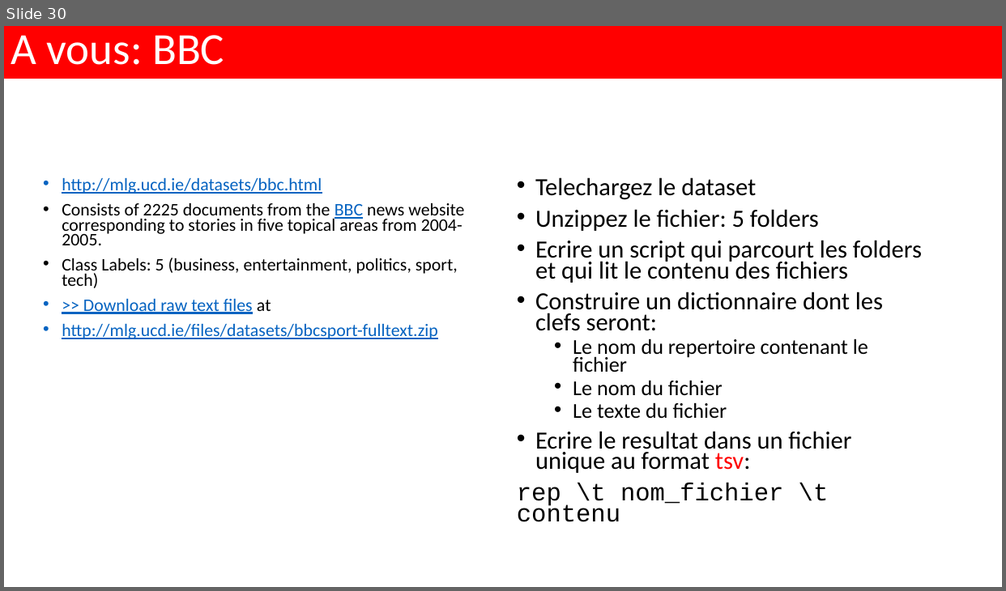
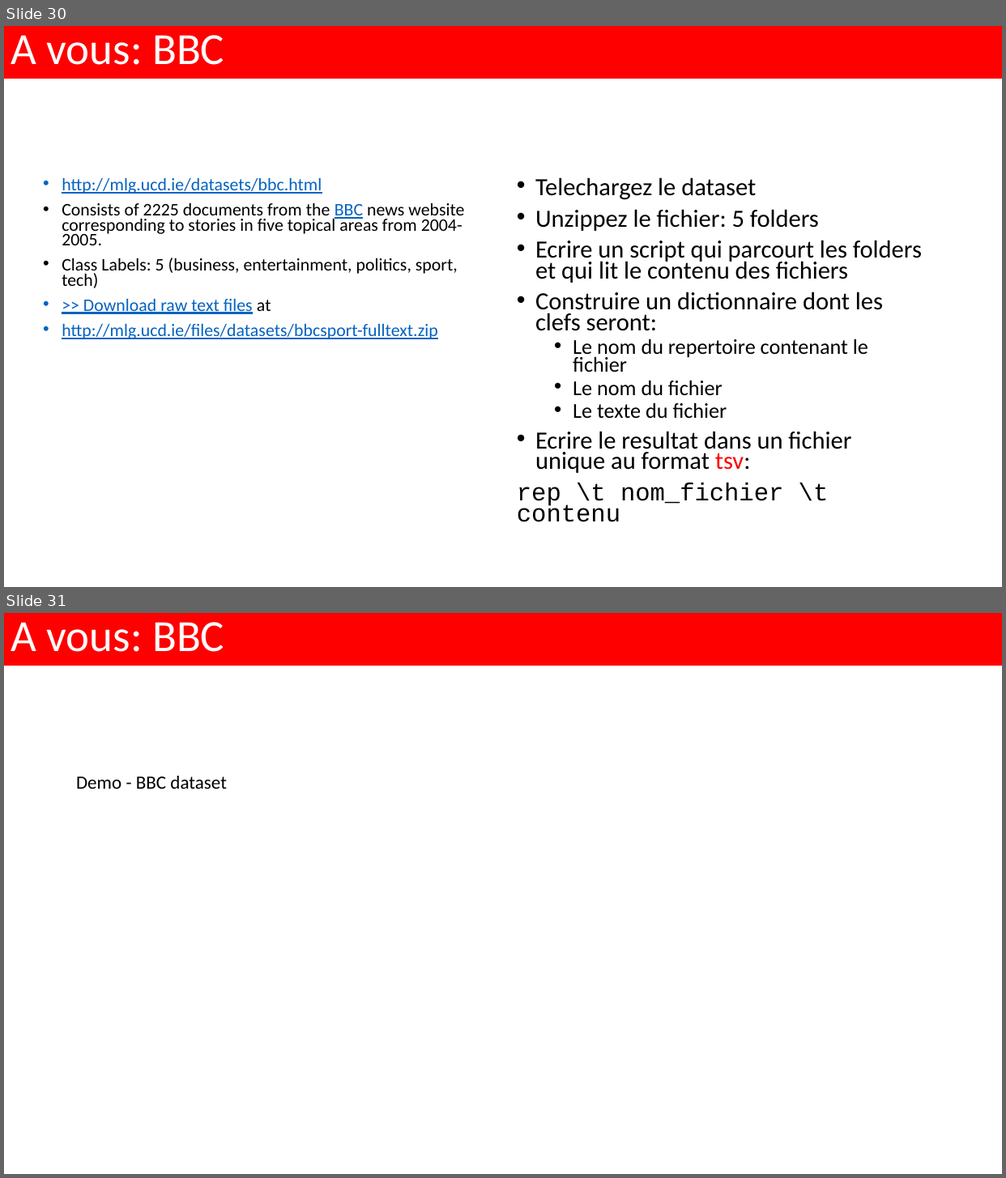
Before and after one commit to alexisperrier/XEmines_DataScience_2020, a slide deck: slides/XEM20_S1D1_python02.pptx. Shown one above the other, each under a label of ours: slide 30 before the commit, slides 30 and 31 after it. The pictures are 1006x591 and 1006x1178 pixels, drawn with LibreOffice and Linux fonts; fonts in the diff are those of the drawing. Boxes give left, top, right and bottom in pixels: in the first picture for what was removed or moved away, otherwise in the second. Text is boxed around its words. In the diff, an @@ line names an element or a change of style, - is before the commit and + after.

```diff
--- a/slides/XEM20_S1D1_python02.pptx
+++ b/slides/XEM20_S1D1_python02.pptx
@@ slide 31 added at <box>4,613,1002,1174</box>, background #FFFFFF @@
@@ rectangle added at <box>4,613,1002,666</box>, fill #FF0000, 42.9 pt, text #FFFFFF @@
+A vous: BBC
@@ text added at <box>76,776,227,789</box>, 18 pt, text #000000 @@
+Demo - BBC dataset
```
Also in this commit, not shown: 2 other files.
